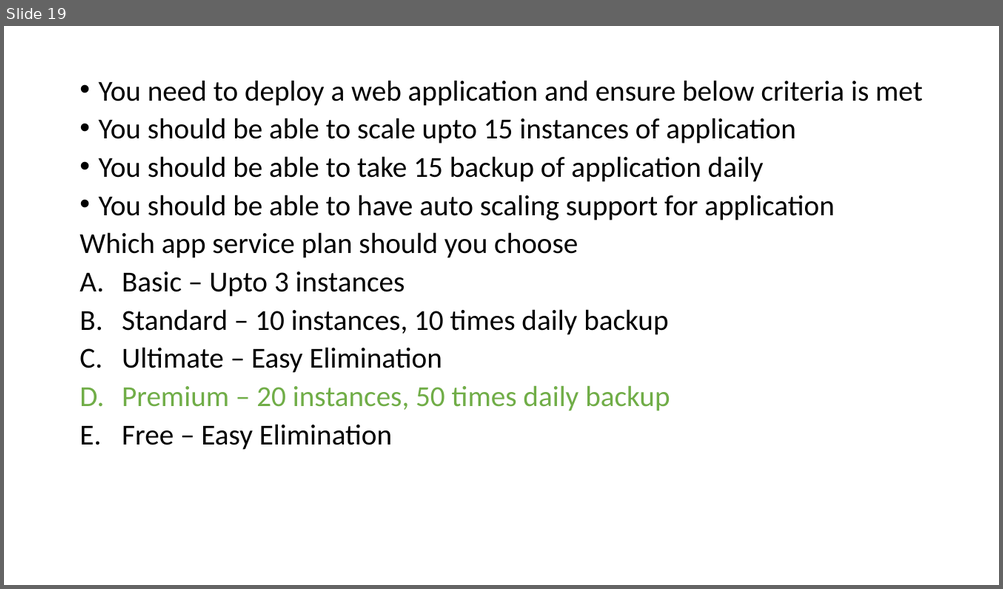
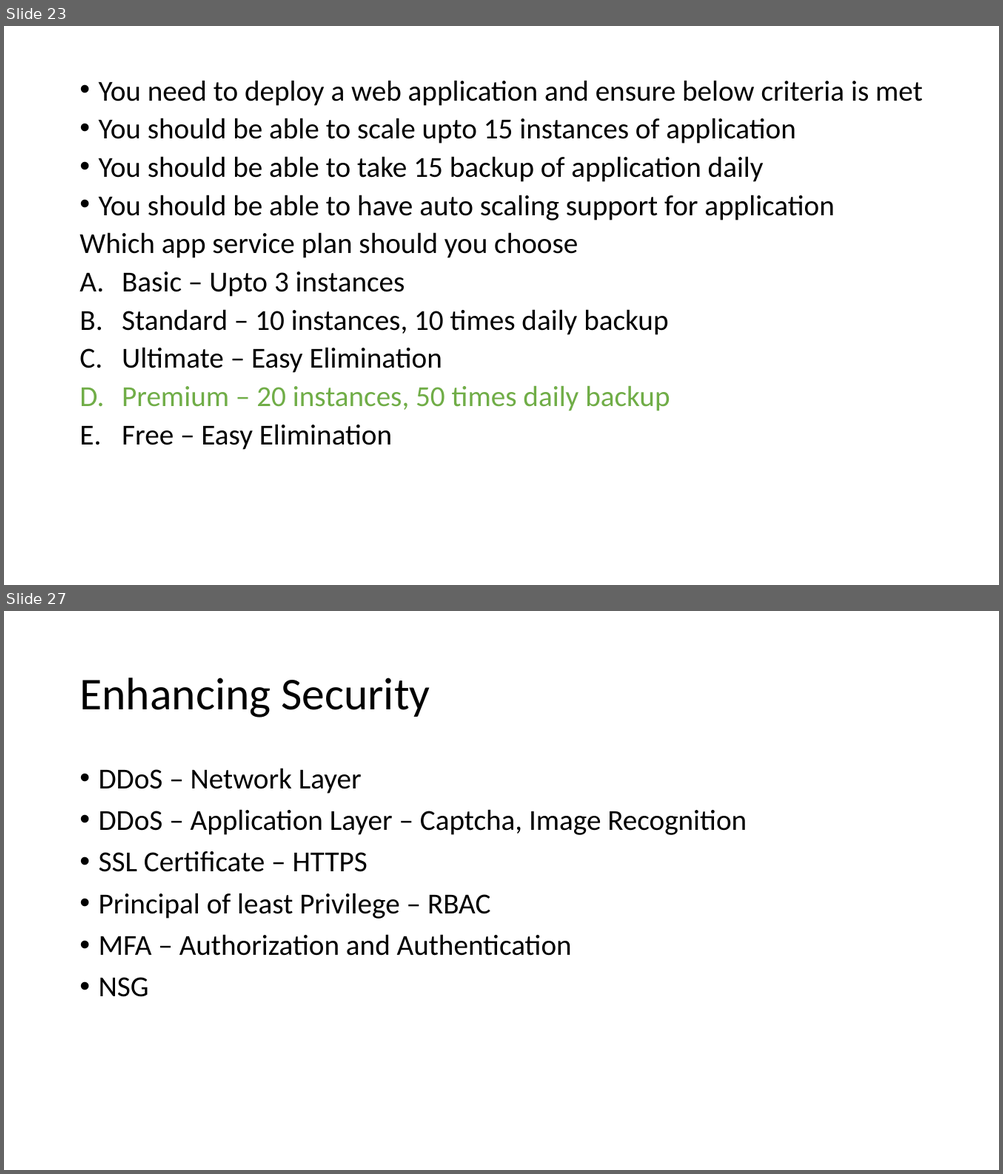
Before and after one commit to BhavaniN5/03June-AZ305, a slide deck: Business Continuity and Resiliency.pptx. Shown one above the other, each under a label of ours: slide 19 before the commit, slides 23 and 27 after it; the slides between them are not shown. The pictures are 1003x589 and 1003x1174 pixels, drawn with LibreOffice and Linux fonts; fonts in the diff are those of the drawing. Boxes give left, top, right and bottom in pixels: in the first picture for what was removed or moved away, otherwise in the second. Text is boxed around its words. In the diff, an @@ line names an element or a change of style, - is before the commit and + after.

```diff
--- a/Business Continuity and Resiliency.pptx
+++ b/Business Continuity and Resiliency.pptx
@@ slide 27 added at box(4, 611, 999, 1170), background #FFFFFF @@
@@ title added at box(79, 678, 430, 718), 44 pt, text #000000 @@
+Enhancing Security
@@ text added at box(99, 768, 746, 997), 28 pt, text #000000 @@
+• DDoS – Network Layer
+• DDoS – Application Layer – Captcha, Image Recognition
+• SSL Certificate – HTTPS
+• Principal of least Privilege – RBAC
+• MFA – Authorization and Authentication
+• NSG
@@ what was slide 19 is now slide 23 @@
```
Also in this commit, not shown: 13 other slides added.
